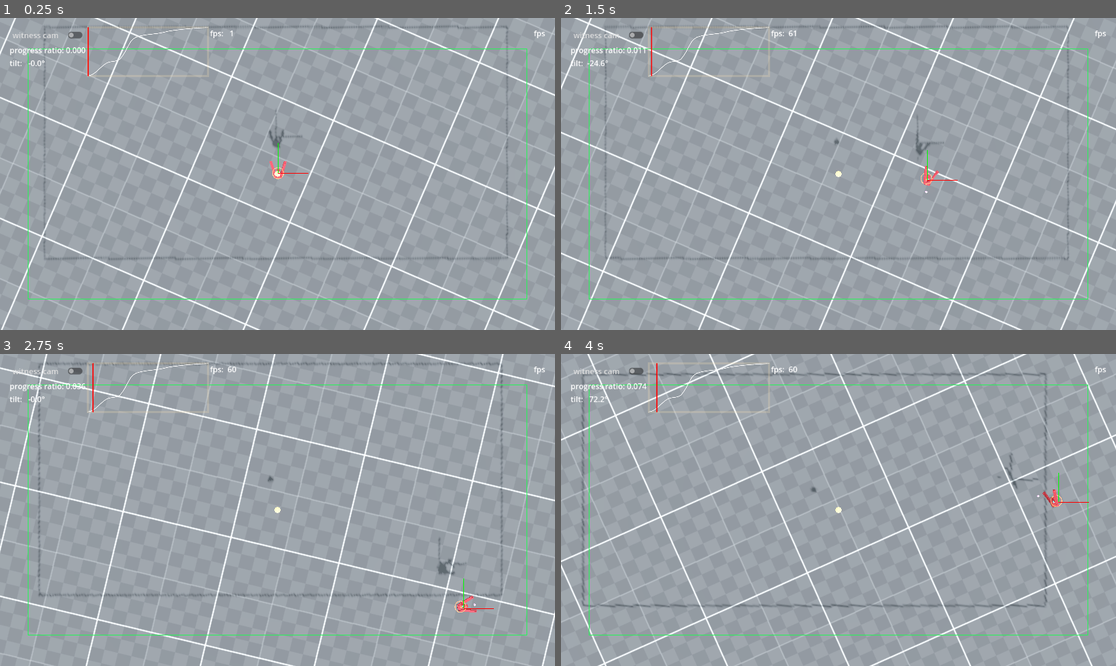
Above: before the commit, frames 1-4 (two rows, left to right).
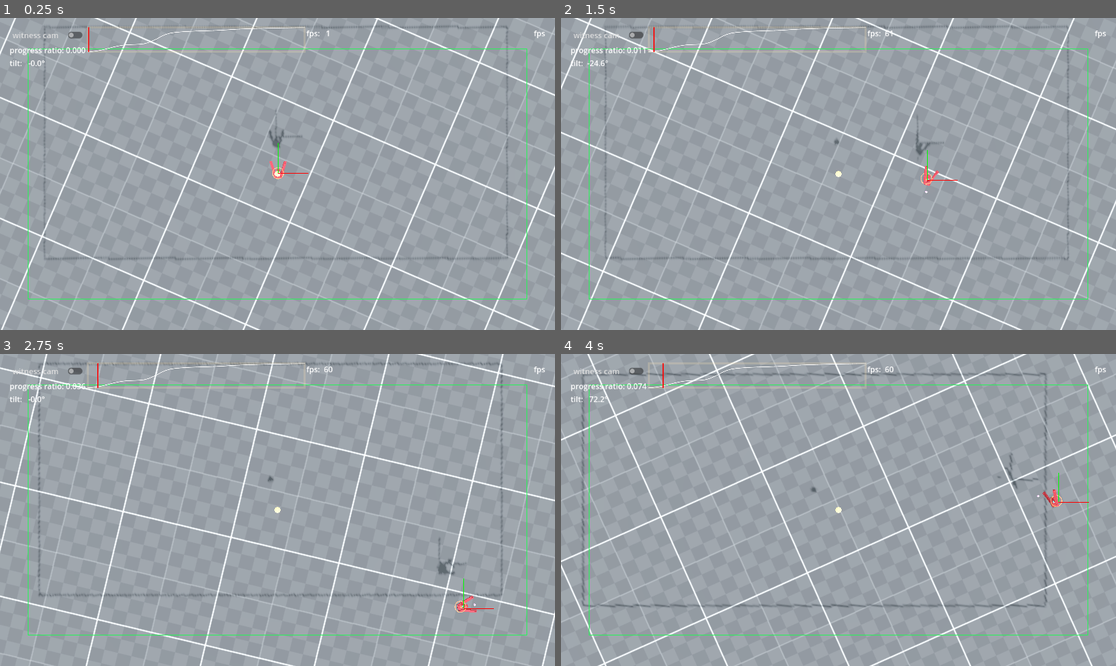
Above: after the commit, the same moments.

Repository: ioxu/star
Game: Godot game, scene res://assets/levels/test_level_two.tscn
The game is run twice, just before and just after one commit, with the same random seed, the same clock (stepped at 60 frames per second) and the same inputs. This scene is started directly instead of the project's main scene.
Inputs (mouse positions are in pixels of both pictures, inside the frame that each line leads up to):
- Up to frame 1 (0.25 s): no input
- Up to frame 2 (1.5 s): move the mouse to (960, 158) at 0.52 s; hold Right (ui_right) 0.53-1.28 s; click (960, 158) at 0.67 s; move the mouse to (727, 189) at 1.27 s; hold Down (ui_down) from 1.28 s (still down); click (727, 189) at 1.42 s
- Up to frame 3 (2.75 s): move the mouse to (333, 441) at 2.02 s; release Down (ui_down) at 2.03 s; hold Right (ui_right) from 2.03 s (still down); click (333, 441) at 2.17 s
- Up to frame 4 (4 s): move the mouse to (810, 572) at 2.77 s; release Right (ui_right) at 2.78 s; hold Up (ui_up) 2.78-3.53 s; click (810, 572) at 2.92 s; move the mouse to (1005, 556) at 3.52 s; hold Left (ui_left) from 3.53 s (still down); click (1005, 556) at 3.67 s

The runs differ from the first frame. In frame 1, 0.3% of the frame differs, in the area x 15-60%, y 2-19%; in frame 2, 0.4%; in frame 3, 0.4%; in frame 4, 0.3%.

Commit message:
working out some fullscreen stuff, and trying to pass mouse thorugh to level UI

Diff:
--- a/assets/levels/test_level_two.tscn
+++ b/assets/levels/test_level_two.tscn
@@ -139,9 +139,15 @@
 
 
 func _input(event: InputEvent) -> void:
+	if event is InputEventMouseButton:
+		pprint(\"_input: %s (%s) (global:%s)\"%[event, event.position, event.global_position ])
 	if event.is_action_pressed(\"ui_cancel\"):
 		get_viewport().set_input_as_handled()
 		get_tree().change_scene_to_file( \"res://globals/game.tscn\" )
+
+
+func _on_witness_camera_toggle_mouse_entered() -> void:
+	pprint(\"_on_witness_camera_toggle_mouse_entered\")
 "
 
 [sub_resource type="StyleBoxEmpty" id="StyleBoxEmpty_3abyr"]
@@ -434,11 +440,13 @@
 layout_mode = 2
 
 [node name="AnimGraphDisplay" type="Control" parent="CanvasLayer/Control/MarginContainer/HBoxContainer/VBoxContainer3" node_paths=PackedStringArray("anim_player")]
-custom_minimum_size = Vector2(250, 100)
+custom_minimum_size = Vector2(450, 50)
 layout_mode = 2
 script = ExtResource("1_jjm7x")
 anim_player = NodePath("../../../../../../action/AnimationPlayer")
-nsamples = 45
+graph_width = 450
+graph_height = 50
+nsamples = 50
 
 [node name="VBoxContainer4" type="VBoxContainer" parent="CanvasLayer/Control/MarginContainer/HBoxContainer"]
 layout_mode = 2
@@ -576,4 +584,5 @@
 [node name="witness_camera" type="Camera3D" parent="."]
 transform = Transform3D(0.49999997, -0.628723, 0.5955732, 0, 0.6877086, 0.72598684, -0.8660255, -0.36299336, 0.34385425, 352.52307, 255.5, -51.889557)
 
+[connection signal="mouse_entered" from="CanvasLayer/Control/MarginContainer/HBoxContainer/VBoxContainer/witness_camera_toggle" to="." method="_on_witness_camera_toggle_mouse_entered"]
 [connection signal="toggled" from="CanvasLayer/Control/MarginContainer/HBoxContainer/VBoxContainer/witness_camera_toggle" to="." method="_on_witness_camera_toggle_toggled"]
--- a/globals/GameStates/main_menu.gd
+++ b/globals/GameStates/main_menu.gd
@@ -9,7 +9,6 @@
 var object_time := 0.0
 
 @export var main_menu : Node # reference to main menu ui tree
-
 
 func _ready() -> void:
 	main_menu.new_game_button_pressed.connect(_on_new_game)
@@ -34,6 +33,8 @@
 	camera.set_physics_process(true)
 	camera.set_process_input(true)
 	camera.set_process_unhandled_input(true)
+
+
 
 
 func exit() -> void:
--- a/globals/GameStates/mainmenu_playing_transition.gd
+++ b/globals/GameStates/mainmenu_playing_transition.gd
@@ -25,6 +25,11 @@
 
 @onready var player_relative_pose = main_menu.find_child("player_relative_pose")
 
+@export var level_container : Node3D
+
+var new_level = preload("res://assets/levels/test_level_two.tscn")
+
+
 
 func enter( from_state_name : String, parameters : Dictionary ) -> void:
 	pprint("enter()")
@@ -47,6 +52,11 @@
 		$transition_timer.wait_time = transition_time
 
 	$transition_timer.start()
+
+	level_container.get_child(0).queue_free()
+	var new_level_inst = new_level.instantiate()
+	level_container.add_child( new_level_inst )
+
 
 func exit() -> void:
 	pprint("exit()")
@@ -71,6 +81,8 @@
 			menu_logos.modulate = Color(1.0, 1.0, 1.0, norm_transition_time)
 			menu_buttons.modulate = Color(1.0, 1.0, 1.0, norm_transition_time)
 
+			menu_buttons.mouse_filter = Control.MOUSE_FILTER_IGNORE
+
 			if norm_transition_time == 1.0:
 				transitioning = false
 				transitioned.emit(self, "MainMenu", {})
@@ -82,6 +94,8 @@
 
 			menu_logos.modulate = Color(1.0, 1.0, 1.0, 1.0 - norm_transition_time)
 			menu_buttons.modulate = Color(1.0, 1.0, 1.0, 1.0 - norm_transition_time)
+
+			menu_buttons.mouse_filter = Control.MOUSE_FILTER_PASS
 
 			if norm_transition_time == 1.0:
 				transitioning = false
--- a/globals/game.tscn
+++ b/globals/game.tscn
@@ -14,6 +14,30 @@
 [ext_resource type="Script" uid="uid://1oq1i4y2174b" path="res://globals/GameStates/mainmenu_playing_transition.gd" id="10_u0hhh"]
 [ext_resource type="Script" uid="uid://xgb6rgrlri12" path="res://globals/GameStates/pause.gd" id="12_ie6ya"]
 
+[sub_resource type="GDScript" id="GDScript_ojkwq"]
+script/source = "extends SubViewportContainer
+
+func _ready() -> void:
+	pprint(\"binding WindowManager events ..\")
+	WindowManager.connect( \"change_fullscreen\", _on_windowmanager_change_fullscreen )
+	pprint(\"HERE: %s\"%DisplayServer.window_get_size())
+	_update_window_size()
+	pprint(\"size: %s\"%self.size)
+
+
+func _on_windowmanager_change_fullscreen( value ) -> void:
+	_update_window_size()
+
+
+func _update_window_size() -> void:
+	var wsize : Vector2i = DisplayServer.window_get_size()
+	self.size = wsize
+
+
+func pprint(thing) -> void:
+	print(\"[SubViewportContainer] %s\"%thing)
+"
+
 [sub_resource type="CameraAttributesPhysical" id="CameraAttributesPhysical_j4t3q"]
 exposure_sensitivity = 164.0
 exposure_shutter_speed = 125.0
@@ -21,6 +45,26 @@
 [sub_resource type="ViewportTexture" id="ViewportTexture_qdmn5"]
 viewport_path = NodePath("SubViewportContainer/SubViewport")
 
+[sub_resource type="GDScript" id="GDScript_6dsdn"]
+script/source = "extends TextureRect
+
+@export var target_viewport: SubViewport
+
+func _input(event):
+	# Optional: Filter the event type if needed
+	# For example, only pass mouse button presses
+
+	if event is InputEventMouseButton:
+		if target_viewport != null:
+			# You may need coordinate conversion depending on your setup
+			target_viewport.push_input(event, true)
+			print(\"ViewportDisplayTextureRect: pushing event (%s) (gloabl: %s)\"%[event.position, event.global_position ])
+
+	# If the event should be consumed so others don't receive it, call accept_event()
+	# accept_event()
+	pass
+"
+
 [sub_resource type="StyleBoxFlat" id="StyleBoxFlat_06wfu"]
 bg_color = Color(0, 0, 0, 1)
 
@@ -33,8 +77,6 @@
 [sub_resource type="SystemFont" id="SystemFont_ie6ya"]
 
 [sub_resource type="StyleBoxEmpty" id="StyleBoxEmpty_sw6f3"]
-
-[sub_resource type="StyleBoxEmpty" id="StyleBoxEmpty_ylvxq"]
 
 [sub_resource type="StyleBoxEmpty" id="StyleBoxEmpty_6dsdn"]
 
@@ -47,7 +89,9 @@
 texture_filter = 2
 offset_right = 1152.0
 offset_bottom = 648.0
+mouse_filter = 2
 stretch = true
+script = SubResource("GDScript_ojkwq")
 
 [node name="SubViewport" type="SubViewport" parent="SubViewportContainer"]
 handle_input_locally = false
@@ -72,7 +116,7 @@
 
 [node name="ViewportDisplay" type="Node" parent="."]
 
-[node name="ViewportDisplayTextureRect" type="TextureRect" parent="ViewportDisplay"]
+[node name="ViewportDisplayTextureRect" type="TextureRect" parent="ViewportDisplay" node_paths=PackedStringArray("target_viewport")]
 texture_filter = 4
 anchors_preset = 15
 anchor_right = 1.0
@@ -81,6 +125,8 @@
 grow_vertical = 2
 texture = SubResource("ViewportTexture_qdmn5")
 expand_mode = 1
+script = SubResource("GDScript_6dsdn")
+target_viewport = NodePath("../../SubViewportContainer/SubViewport")
 
 [node name="ui_main_menu" type="Node" parent="." node_paths=PackedStringArray("state", "subviewport_container")]
 script = ExtResource("4_06wfu")
@@ -94,6 +140,7 @@
 anchor_bottom = 1.0
 grow_horizontal = 2
 grow_vertical = 2
+mouse_filter = 2
 theme_override_styles/panel = SubResource("StyleBoxFlat_06wfu")
 
 [node name="logos" type="Control" parent="ui_main_menu"]
@@ -231,15 +278,6 @@
 layout_mode = 2
 size_flags_vertical = 3
 theme_override_styles/separator = SubResource("StyleBoxEmpty_06wfu")
-
-[node name="VSeparator" type="VSeparator" parent="ui_main_menu"]
-offset_left = 15.0
-offset_top = 15.0
-offset_right = 966.0
-offset_bottom = 633.0
-size_flags_horizontal = 3
-theme_override_constants/separation = 500
-theme_override_styles/separator = SubResource("StyleBoxEmpty_ylvxq")
 
 [node name="fade_up_timer" type="Timer" parent="ui_main_menu"]
 wait_time = 3.0
@@ -338,9 +376,10 @@
 main_menu = NodePath("../../ui_main_menu")
 metadata/_custom_type_script = "uid://d161rlqyhcrhm"
 
-[node name="MainMenu_Playing_transition" type="Node" parent="Game State Machine" node_paths=PackedStringArray("main_menu")]
+[node name="MainMenu_Playing_transition" type="Node" parent="Game State Machine" node_paths=PackedStringArray("main_menu", "level_container")]
 script = ExtResource("10_u0hhh")
 main_menu = NodePath("../../ui_main_menu")
+level_container = NodePath("../../SubViewportContainer/SubViewport/level_container")
 metadata/_custom_type_script = "uid://1oq1i4y2174b"
 
 [node name="transition_timer" type="Timer" parent="Game State Machine/MainMenu_Playing_transition"]
--- a/globals/window_manager.gd
+++ b/globals/window_manager.gd
@@ -6,7 +6,7 @@
 
 var window_position := Vector2.ZERO
 var window_size : Vector2
-var fullscreen : = true#false#true#false#true#false
+var fullscreen : = false#true#false#true#false#true#false
 
 signal change_fullscreen(value:bool)
 var previous_mode
Not shown: 1 places in globals/game.tscn that only renumber resources
